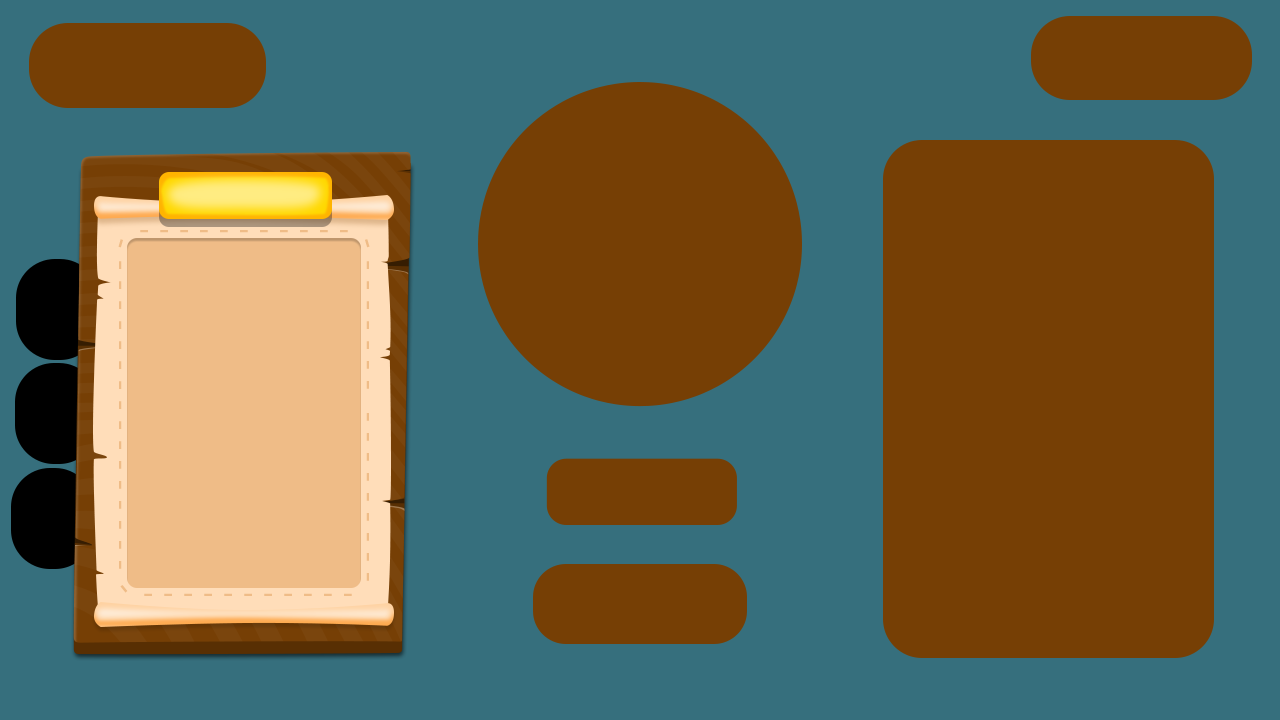
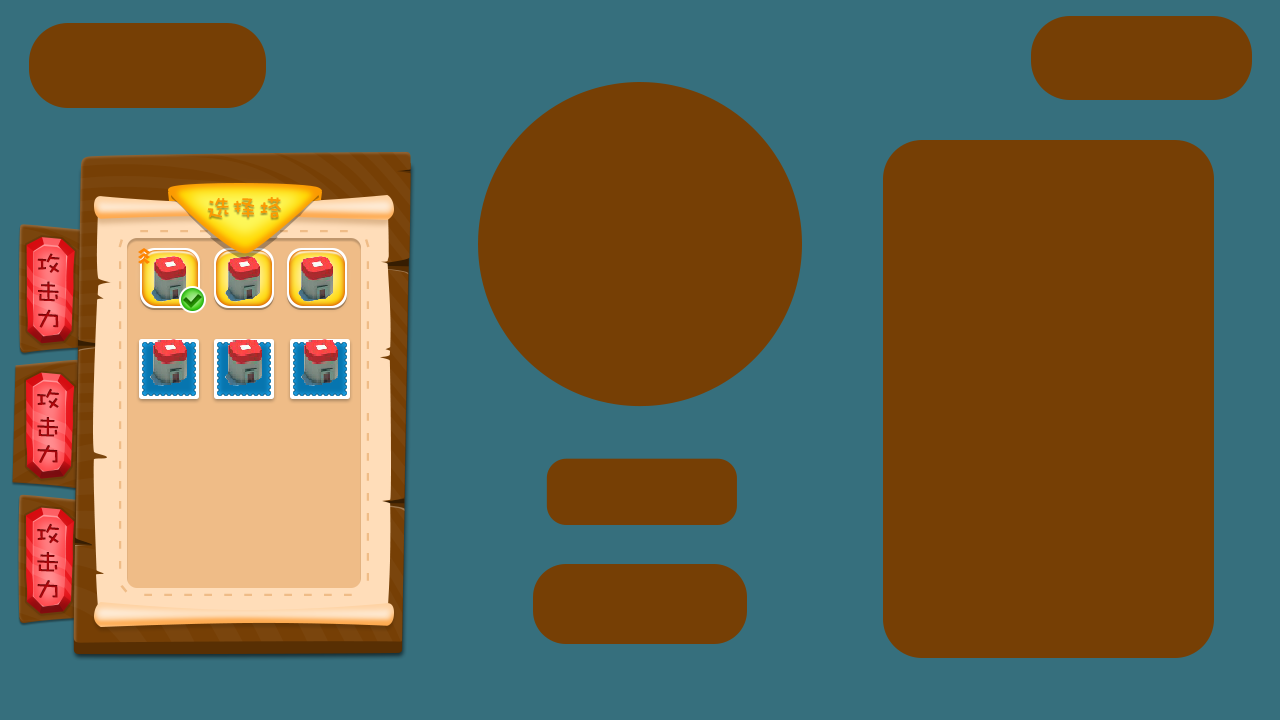
Revision of a layered 1280×720 image; what changed, layer by layer:
moved "左边栏" above "type按钮" over left=11, top=172, right=353, bottom=626
added group "黄金2Titler" with 7 layers in group "左边栏" over left=168, top=183, right=322, bottom=259
added layer "多边形 2 拷贝 3" in group "黄金2Titler" over left=168, top=183, right=322, bottom=254
added layer "多边形 2" (31%) in group "黄金2Titler" over left=171, top=188, right=319, bottom=259
added group "icon图标" with 24 layers in group "左边栏" over left=140, top=248, right=347, bottom=310
added group "邮票风格ICON" with 21 layers in group "左边栏" over left=139, top=339, right=350, bottom=399
added group "type按钮" with 69 layers above "圆角矩形 4" over left=11, top=180, right=288, bottom=626
added group "组 9 拷贝 2" with 22 layers in group "type按钮" over left=11, top=451, right=77, bottom=626
added group "模板" (1st of 3, in "type按钮" › "组 9 拷贝 2") with 4 layers in group "组 9 拷贝 2" over left=11, top=451, right=77, bottom=626
added layer "形状 3 拷贝 5" (1st of 3, in "type按钮" › "组 9 拷贝 2" › "模板") (3%) in group "模板" over left=11, top=451, right=77, bottom=626
added group "组 9 拷贝" with 22 layers in group "type按钮" over left=11, top=311, right=228, bottom=520
added group "模板" (2nd of 3, in "type按钮" › "组 9 拷贝") with 4 layers in group "组 9 拷贝" over left=11, top=311, right=228, bottom=520
added layer "形状 3 拷贝 5" (2nd of 3, in "type按钮" › "组 9 拷贝" › "模板") (3%) in group "模板" over left=11, top=311, right=228, bottom=520
added layer "形状 24" (2nd of 3, in "type按钮" › "组 9 拷贝" › "模板") (20%) in group "模板" over left=11, top=351, right=78, bottom=495
added group "组 9" with 22 layers in group "type按钮" over left=11, top=180, right=288, bottom=574
added group "模板" (3rd of 3, in "type按钮" › "组 9") with 4 layers in group "组 9" over left=11, top=180, right=288, bottom=574
added layer "形状 3 拷贝 5" (3rd of 3, in "type按钮" › "组 9" › "模板") (3%) in group "模板" over left=11, top=180, right=288, bottom=574
…and 118 more changes (113 added, 1 painted, 3 removed, 1 visibility)
